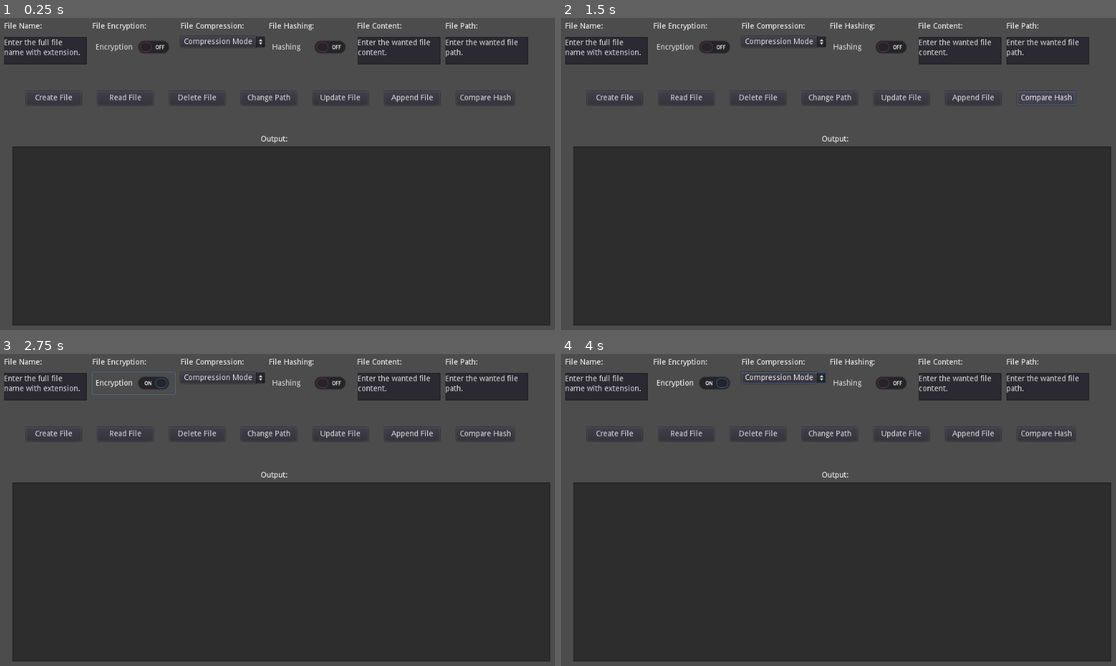
Above: before the commit, frames 1-4 (two rows, left to right).
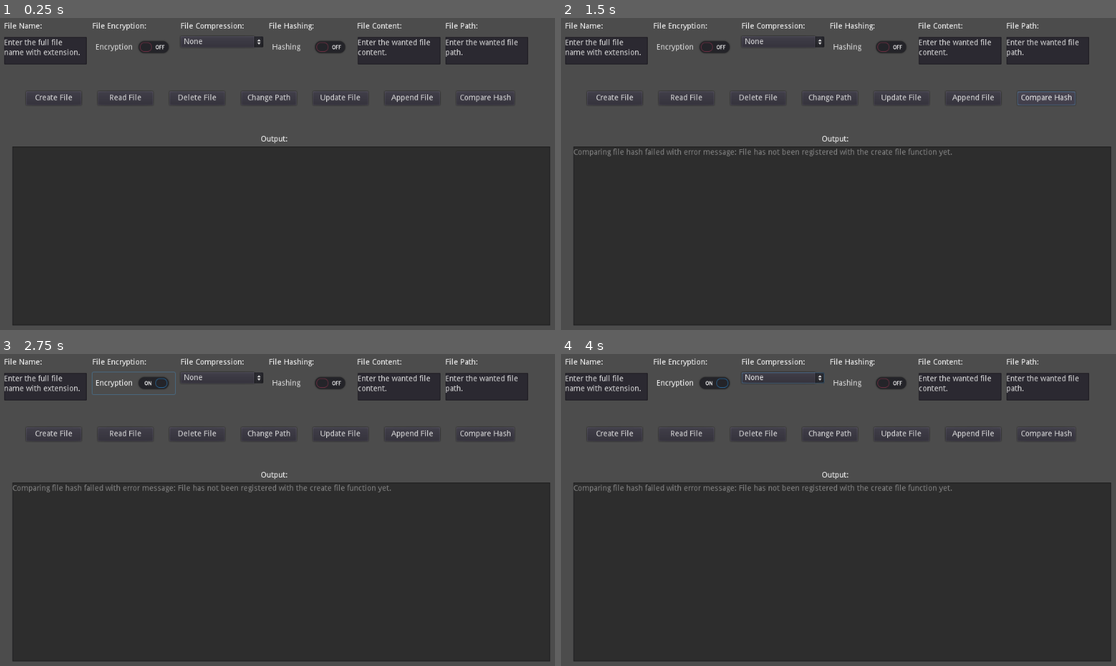
Above: after the commit, the same moments.

Repository: MathewHDYT/Godot-Data-Manager
Game: Godot game, scene res://Scenes/Main.tscn
The game is run twice, just before and just after one commit, with the same random seed, the same clock (stepped at 60 frames per second) and the same inputs.
Inputs:
- Up to frame 1 (0.25 s): no input
- Up to frame 2 (1.5 s): click "Read File" at 0.5 s; click "Compare Hash" at 1.25 s
- Up to frame 3 (2.75 s): click "Encryption" at 2 s
- Up to frame 4 (4 s): click "Compression Mode" (after the commit: "None") at 2.75 s; click "Hashing" at 3.5 s

The runs differ from the first frame. In frame 1, 0.2% of the frame differs, in the area x 33-48%, y 5-10%; in frame 2, 0.7%; in frame 3, 0.7%; in frame 4, 0.7%, in the area x 2-71%, y 5-45%.
Error before the commit: Parse Error: Only strings can be used as an index in the base type "ValueError". (res://Scripts/MethodCall.gd:40)
Error after the commit: Invalid set index 'text' (on base: 'TextEdit') with value of type 'Nil'. (res://Scripts/MethodCall.gd:40)

Commit message:
Adjust methodcall function
Adjusted method call function to the newly changed object that is returned from the functions.

Diff:
--- a/Scripts/MethodCall.gd
+++ b/Scripts/MethodCall.gd
@@ -37,8 +37,8 @@
     var splits = _file_name.text.split(".")
     var file_name = splits[0]
     var result := DataManager.read_from_file(file_name)
-    _file_content.text = result[0]
-    var err = result[1]
+    _file_content.text = result.get_value()
+    var err = result.get_error()
     if (err != OK):
         message = "Reading file failed with error message: " + _error_to_message(err)
     else:
@@ -94,8 +94,8 @@
     var splits = _file_name.text.split(".")
     var file_name = splits[0]
     var result := DataManager.compare_hash(file_name)
-    var same_hash = result[0]
-    var err = result[1]
+    var same_hash = result.get_value()
+    var err = result.get_error()
     if (err != OK):
         message = "Comparing file hash failed with error message: " +_error_to_message(err)
     else:
